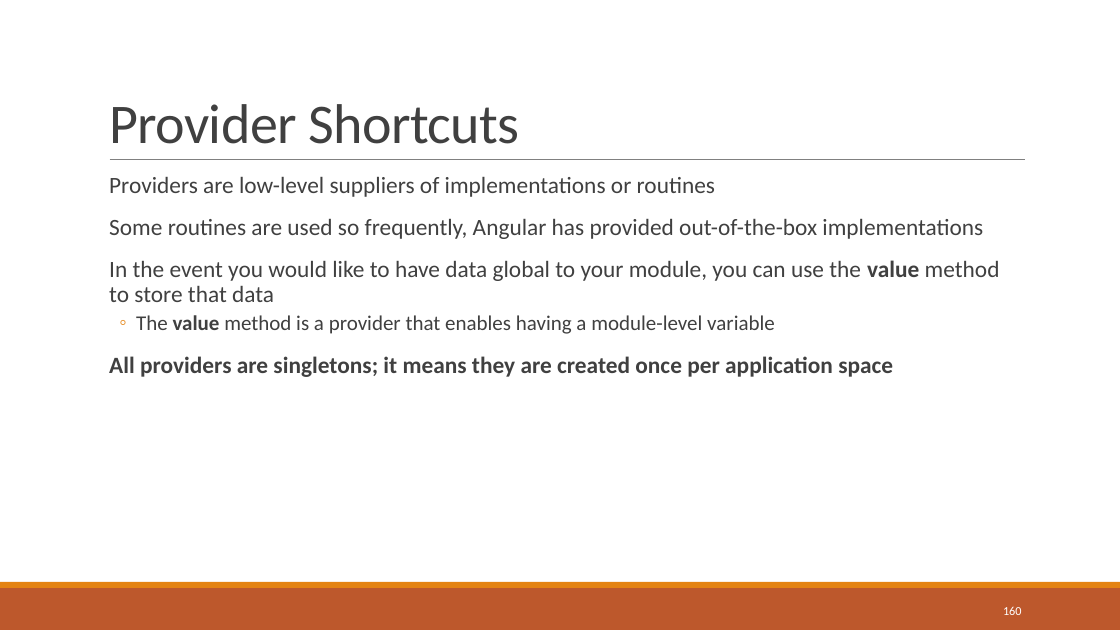
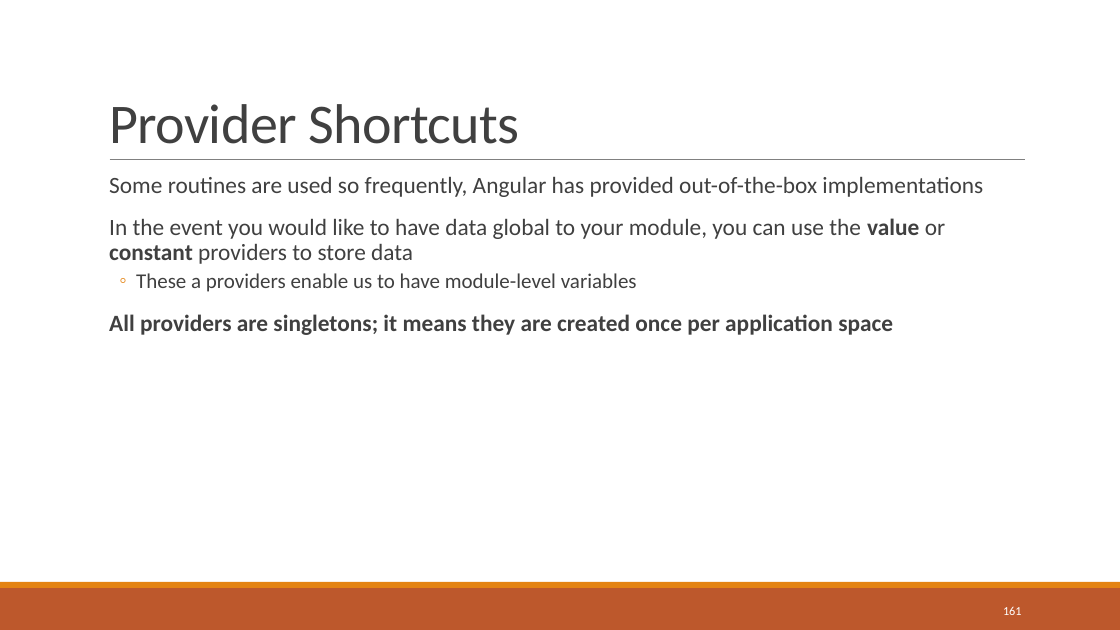
Before and after one commit to sbechtold/angularjs, a slide deck: slide 161 of materials/AngularJS.pptx (slide 160 before the commit). Drawn at 1120x630 pixels with LibreOffice and Linux fonts; fonts in the diff are those of the drawing. Boxes give left, top, right and bottom in pixels: in the first picture for what was removed or moved away, otherwise in the second. Text is boxed around its words. In the diff, an @@ line names an element or a change of style, - is before the commit and + after.

```diff
--- a/materials/AngularJS.pptx
+++ b/materials/AngularJS.pptx
@@ text at box(109, 177, 715, 197): paragraph removed @@
-  Providers are low-level suppliers of implementations or routines
@@ text at box(109, 218, 945, 292): text changed @@
-  In the event you would like to have data global to your module, you can use the value method to store that data
-  ◦ The value method is a provider that enables having a module-level variable
+  In the event you would like to have data global to your module, you can use the value or constant providers to store data
+  ◦ These a providers enable us to have module-level variables
@@ page number at box(1003, 606, 1022, 615): text changed @@
-160
+161
```
Also in this commit, not shown: 11 other slides changed, 12 slides added, 10 slides removed, 16 other files.
